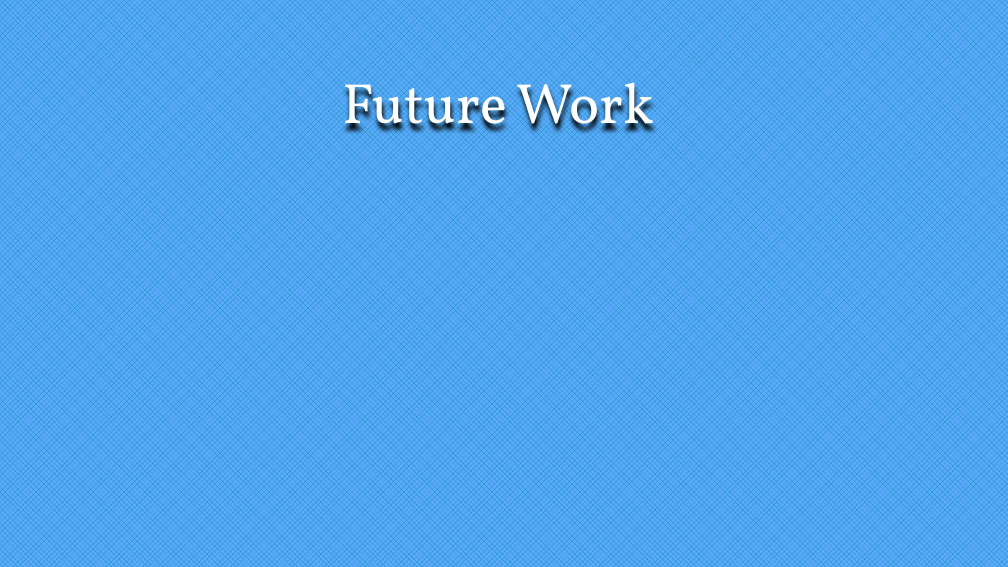
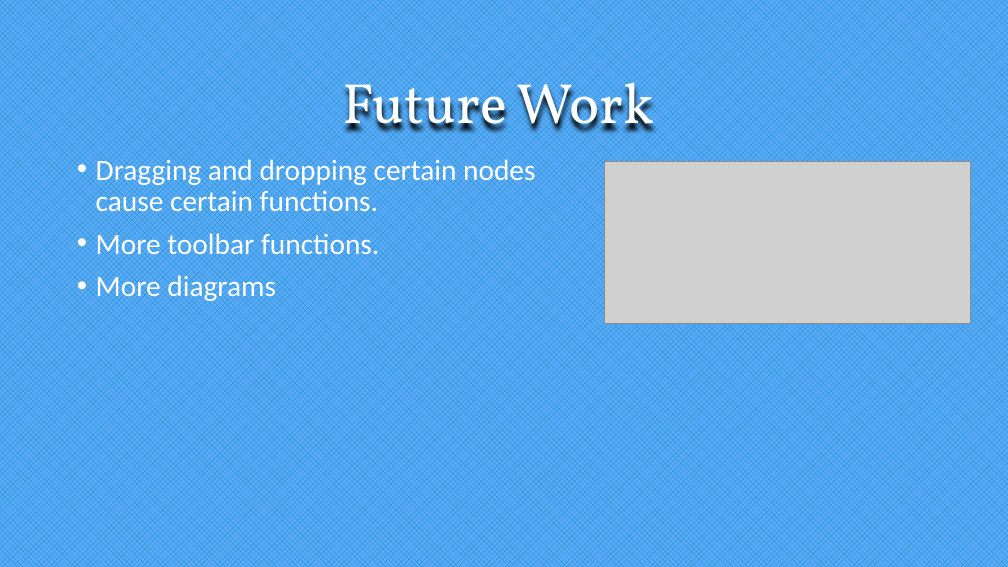
Before and after one commit to loritta/dotnetProject2018, a slide deck: slide 15 of Presentation.pptx. Drawn at 1008x567 pixels with LibreOffice and Linux fonts; fonts in the diff are those of the drawing; grey boxes stand for pictures. Boxes give left, top, right and bottom in pixels: in the first picture for what was removed or moved away, otherwise in the second. Text is boxed around its words. In the diff, an @@ line names an element or a change of style, - is before the commit and + after.

Commit message:
Presentation slides

```diff
--- a/Presentation.pptx
+++ b/Presentation.pptx
@@ text added at bbox=[96, 155, 535, 303], 28 pt, text #FFFFFF @@
+• Dragging and dropping certain nodes cause certain functions.
+• More toolbar functions.
+• More diagrams
@@ picture added at bbox=[605, 162, 970, 324] @@
```
Also in this commit, not shown: 4 other slides changed, 10 other files.
